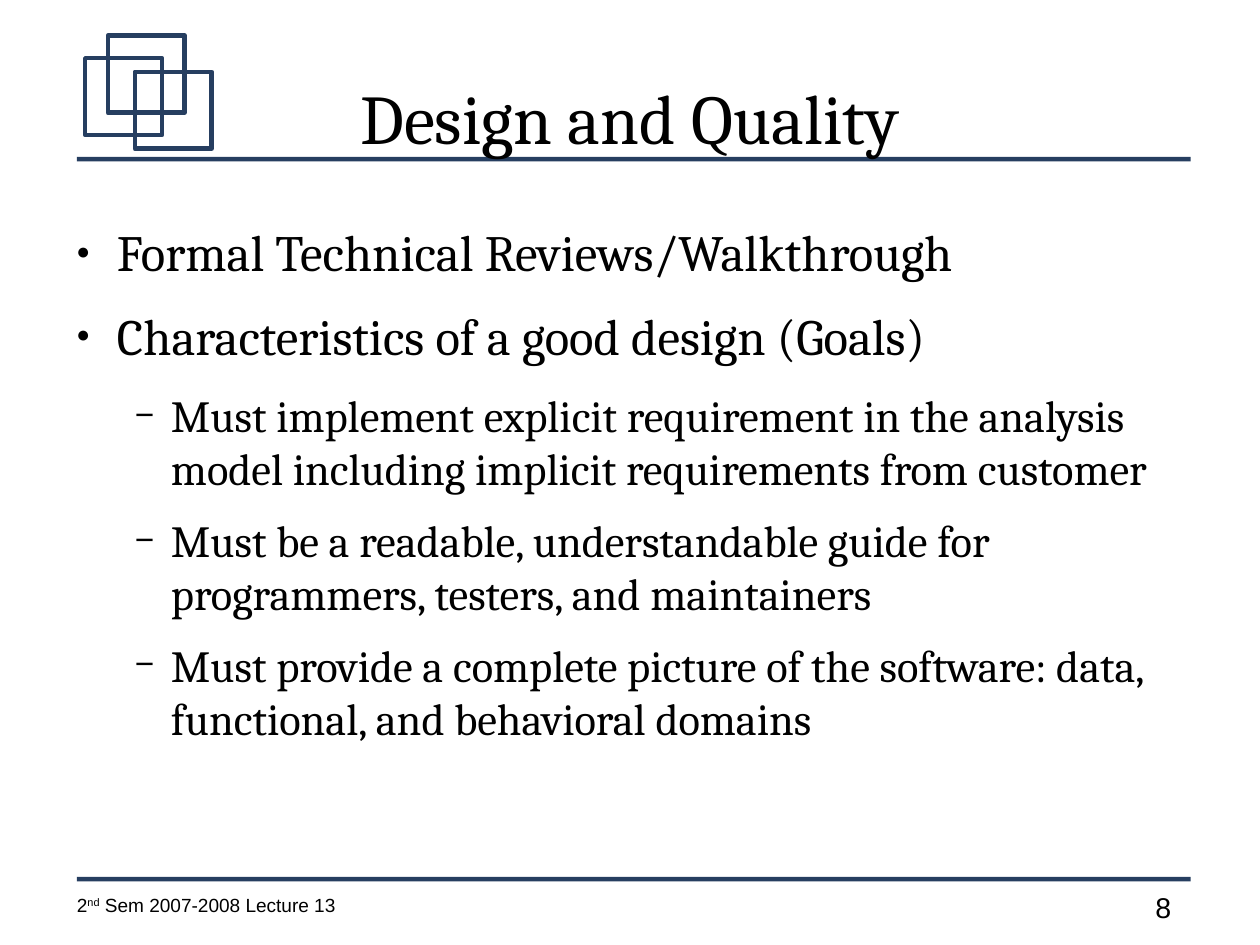
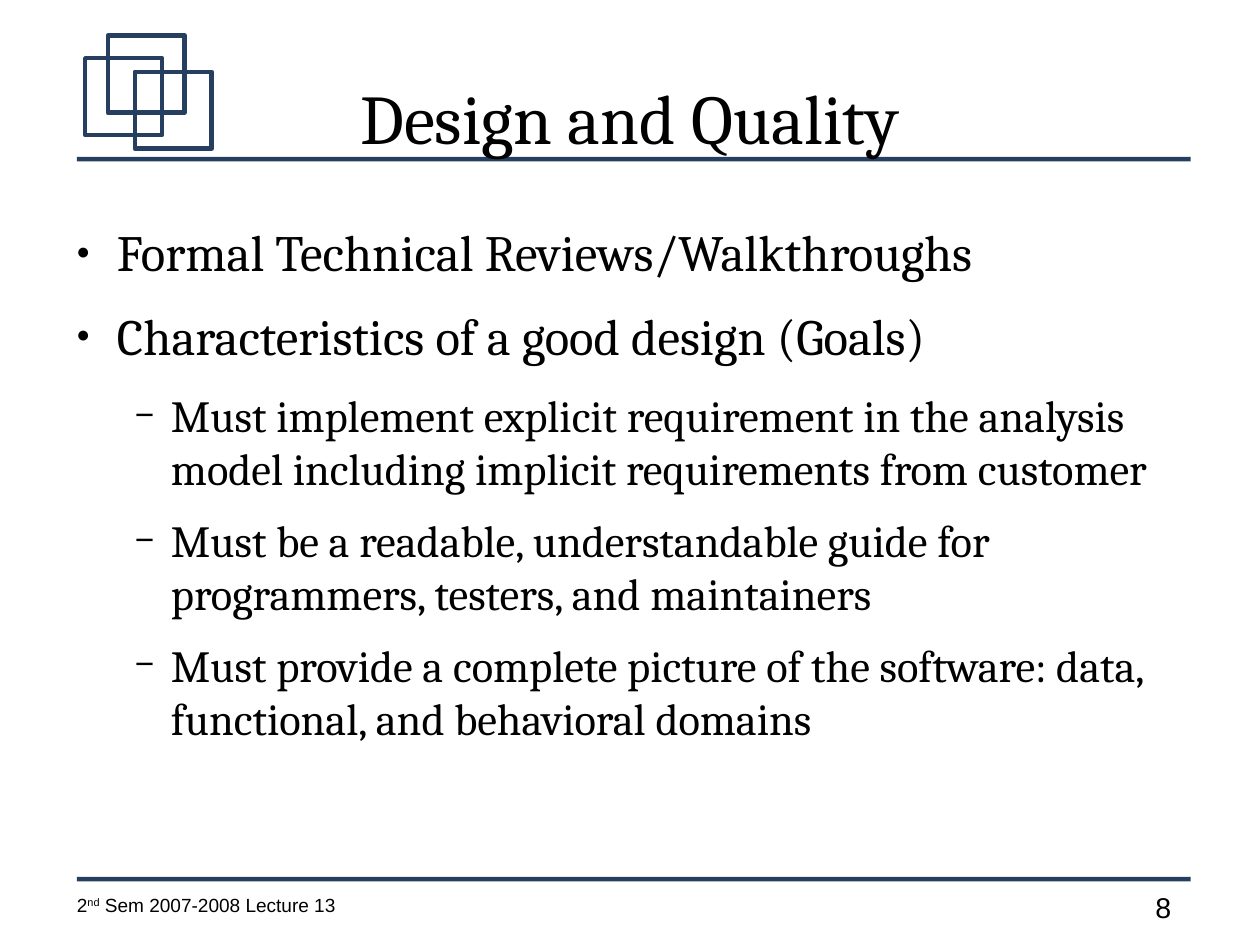
Before and after one commit to jachermocilla/jach-homepage, a slide deck: slide 8 of CMSC128-2nd-Sem-2007-L13.odp. Drawn at 1260x945 pixels with LibreOffice and Linux fonts; fonts in the diff are those of the drawing. Boxes give left, top, right and bottom in pixels: in the first picture for what was removed or moved away, otherwise in the second. Text is boxed around its words. In the diff, an @@ line names an element or a change of style, - is before the commit and + after.

```diff
--- a/CMSC128-2nd-Sem-2007-L13.odp
+++ b/CMSC128-2nd-Sem-2007-L13.odp
@@ text at (117, 235, 972, 282): text changed @@
-● Formal Technical Reviews/Walkthrough
+● Formal Technical Reviews/Walkthroughs
```
Also in this commit, not shown: 5 other slides changed.
